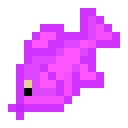
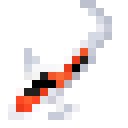
The second 128x128 image is a revision of the first. Changes to its layers:
showed "x_farming_fish_koi.png", moved it above "x_farming_fish_mother_moon.png", painted on it over [8, 0, 120, 120]
renamed "placeholder" to "x_farming_fish_lobster.png copy", hid it, moved it above "x_farming_fish_crayfish.png", painted on it over [8, 8, 120, 120]
